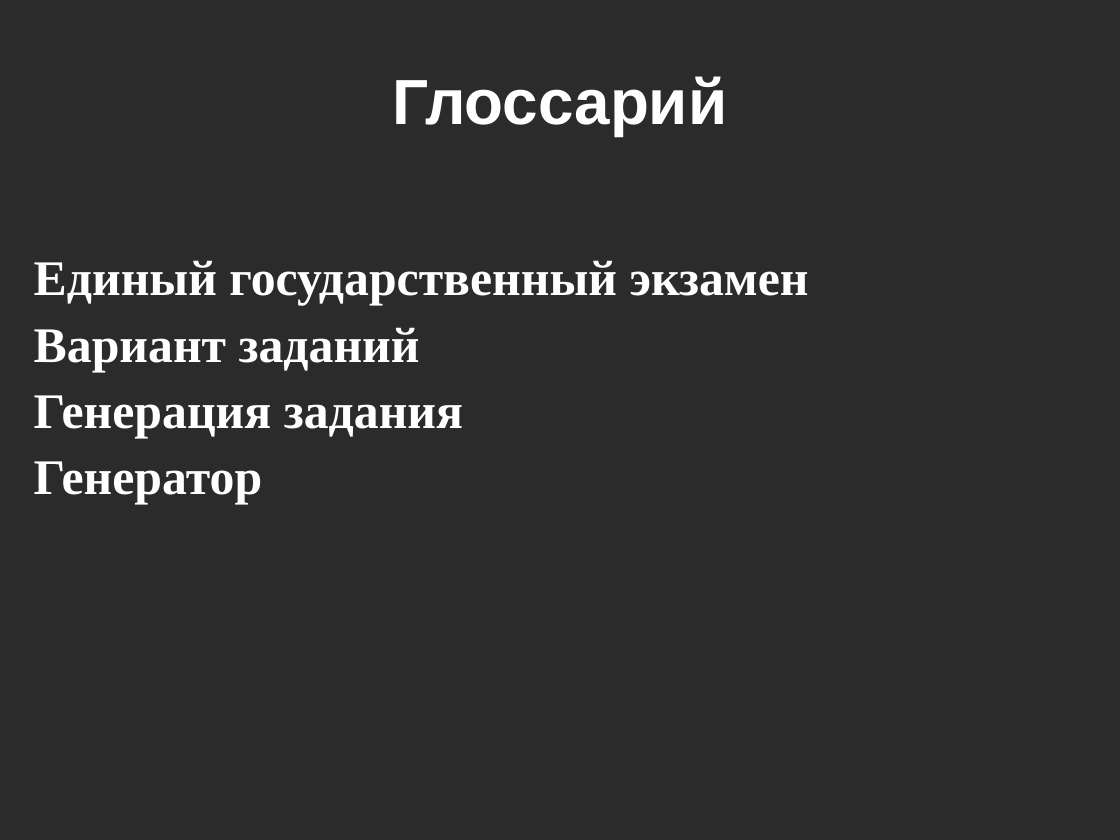
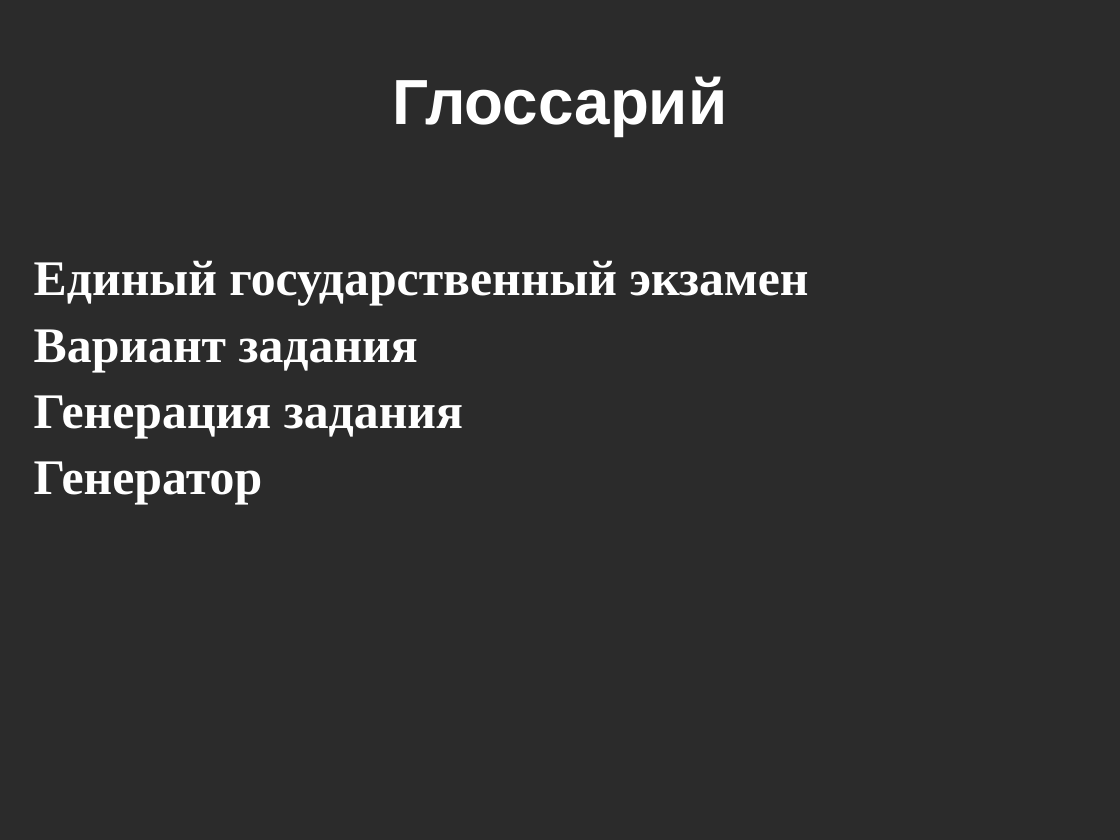
Before and after one commit to kevroletin/Coursework, a slide deck: slide 2 of 4_sem/8403а_Кевролетин_презентация.odp. Drawn at 1120x840 pixels with LibreOffice and Linux fonts; fonts in the diff are those of the drawing; background and template pictures are left out; a plain dark background stands for a picture behind light text. Boxes give left, top, right and bottom in pixels: in the first picture for what was removed or moved away, otherwise in the second. Text is boxed around its words. In the diff, an @@ line names an element or a change of style, - is before the commit and + after.

```diff
--- a/4_sem/8403а_Кевролетин_презентация.odp
+++ b/4_sem/8403а_Кевролетин_презентация.odp
@@ text at [34,329,418,372]: text changed @@
-Вариант заданий
+Вариант задания
```
Also in this commit, not shown: 5 other slides changed, 2 slides added, 4 slides removed, 3 other files.
